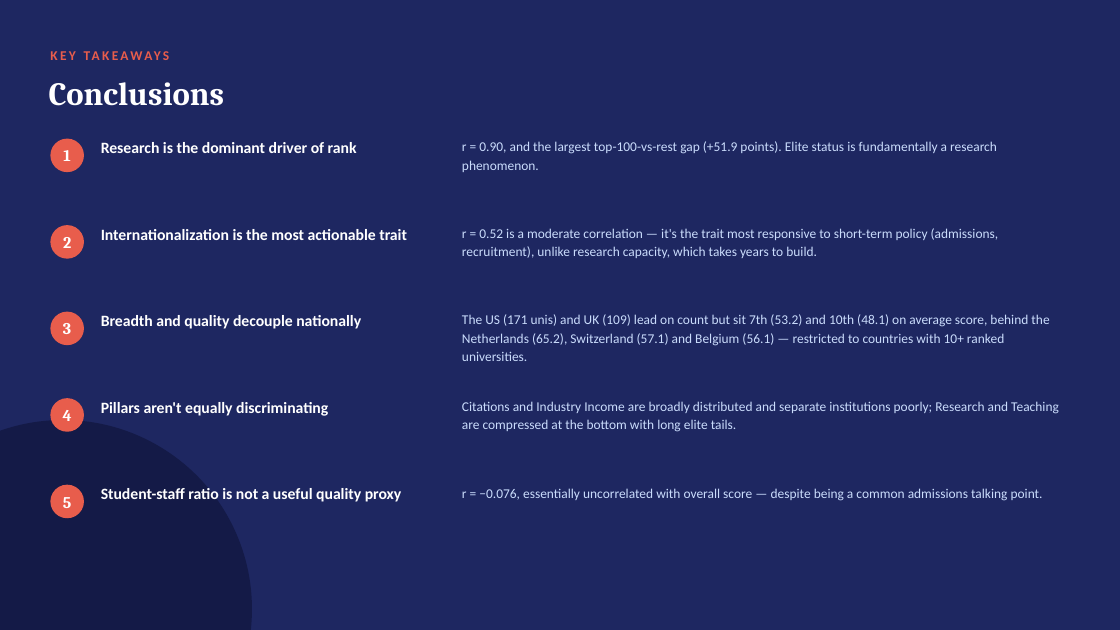
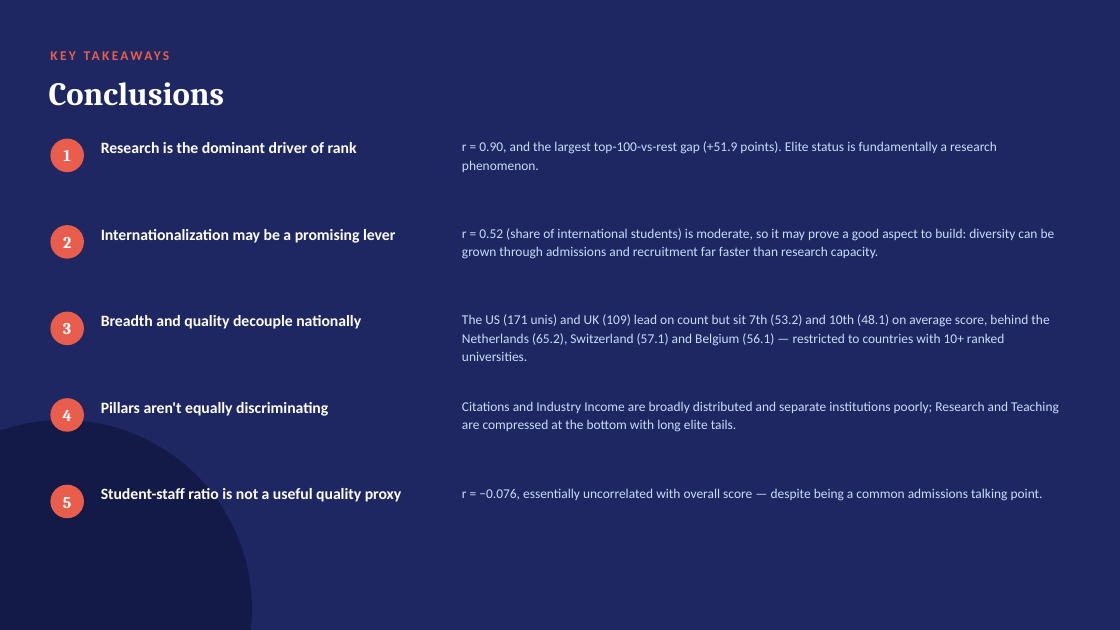
Before and after one commit to vedikagupta0/world-university-ranking-analysis, a slide deck: slide 8 of ppt/world-university-ranking-analysis.pptx. Drawn at 1120x630 pixels with LibreOffice and Linux fonts; fonts in the diff are those of the drawing. Boxes give left, top, right and bottom in pixels: in the first picture for what was removed or moved away, otherwise in the second. Text is boxed around its words. In the diff, an @@ line names an element or a change of style, - is before the commit and + after.

```diff
--- a/ppt/world-university-ranking-analysis.pptx
+++ b/ppt/world-university-ranking-analysis.pptx
@@ text at (x1=101, y1=229, x2=395, y2=243): text changed @@
-Internationalization is the most actionable trait
+Internationalization may be a promising lever
@@ text at (x1=462, y1=228, x2=1055, y2=259): text changed @@
-r = 0.52 is a moderate correlation — it's the trait most responsive to short-term policy (admissions, recruitment), unlike research capacity, which takes years to build.
+r = 0.52 (share of international students) is moderate, so it may prove a good aspect to build: diversity can be grown through admissions and recruitment far faster than research capacity.
```
Also in this commit, not shown: 2 other files.
